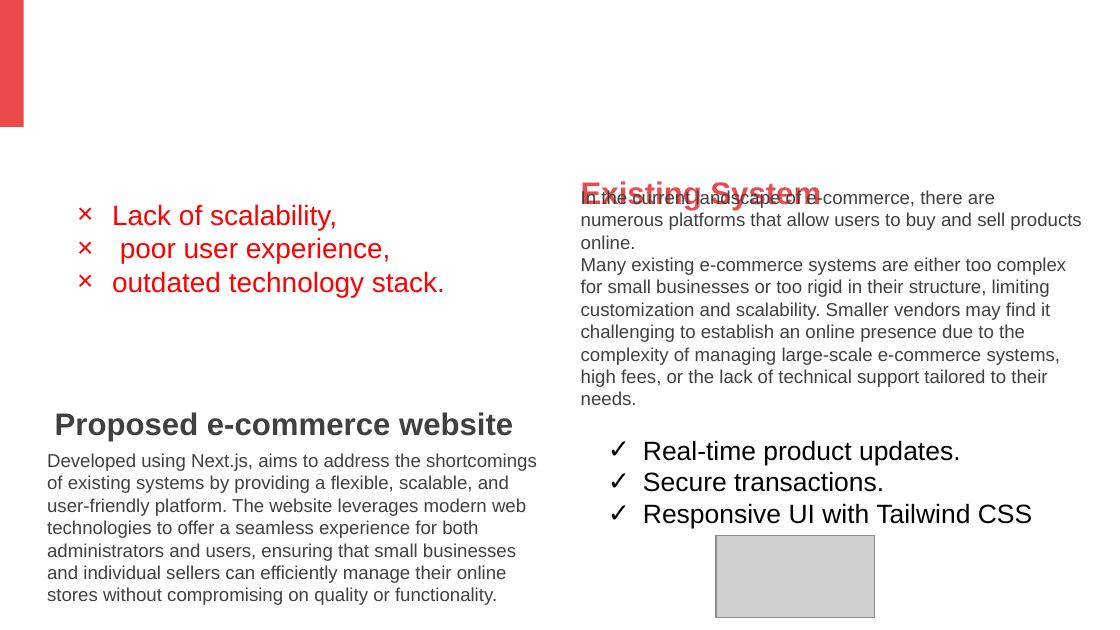
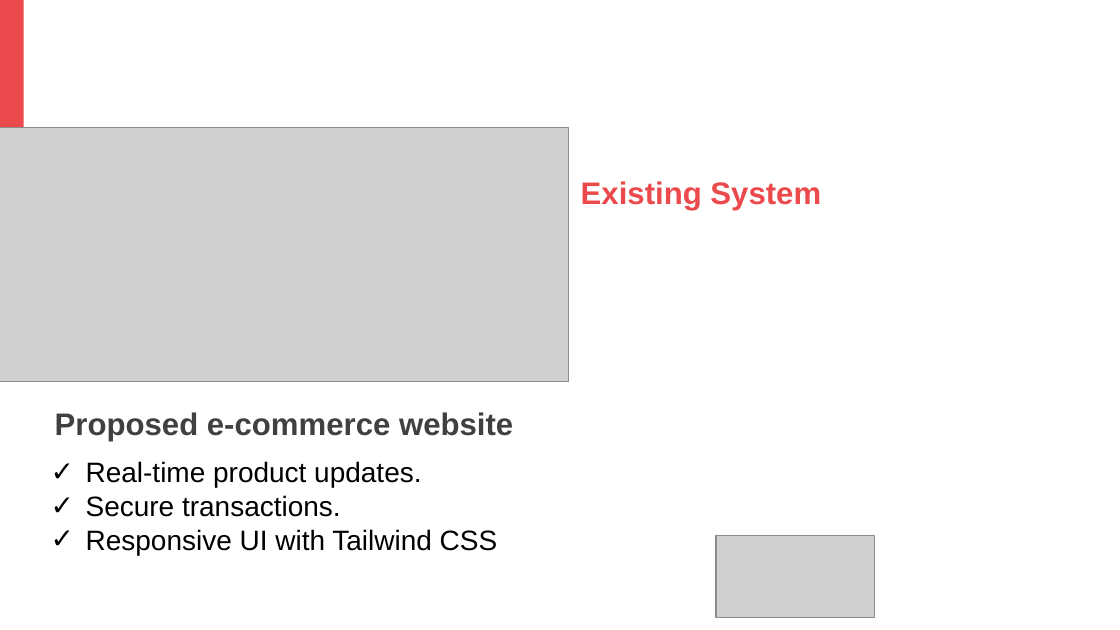
Before and after one commit to habtamuBahirdar/finalProjectDocs, a slide deck: slide 10 of presentation full 99.1.pptx. Drawn at 1120x630 pixels with LibreOffice and Linux fonts; fonts in the diff are those of the drawing; grey boxes stand for pictures; background and template pictures are left out. Boxes give left, top, right and bottom in pixels: in the first picture for what was removed or moved away, otherwise in the second. Text is boxed around its words. In the diff, an @@ line names an element or a change of style, - is before the commit and + after.

```diff
--- a/presentation full 99.1.pptx
+++ b/presentation full 99.1.pptx
@@ picture added at box(0, 128, 569, 382) @@
@@ text removed at box(112, 204, 445, 297) @@
-× Lack of scalability,
-× poor user experience,
-× outdated technology stack.
@@ text removed at box(581, 189, 1081, 405) @@
-In the current landscape of e-commerce, there are numerous platforms that allow users to buy and sell products online.
-Many existing e-commerce systems are either too complex for small businesses or too rigid in their structure, limiting customization and scalability. Smaller vendors may find it challenging to establish an online presence due to the complexity of managing large-scale e-commerce systems, high fees, or the lack of technical support tailored to their needs.
@@ text "Real-time product updates.": place and size @@
-text "Real-time product updates." at box(643, 440, 1032, 529)
+text "Real-time product updates." at box(86, 461, 498, 555)
@@ text "Real-time product updates." at box(86, 461, 498, 555): size 17 to 18 pt @@
@@ text removed at box(47, 453, 537, 605) @@
-Developed using Next.js, aims to address the shortcomings of existing systems by providing a flexible, scalable, and user-friendly platform. The website leverages modern web technologies to offer a seamless experience for both administrators and users, ensuring that small businesses and individual sellers can efficiently manage their online stores without compromising on quality or functionality.
```
Also in this commit, not shown: 6 other slides changed, 4 slides added, 9 slides removed, 6 other files.
